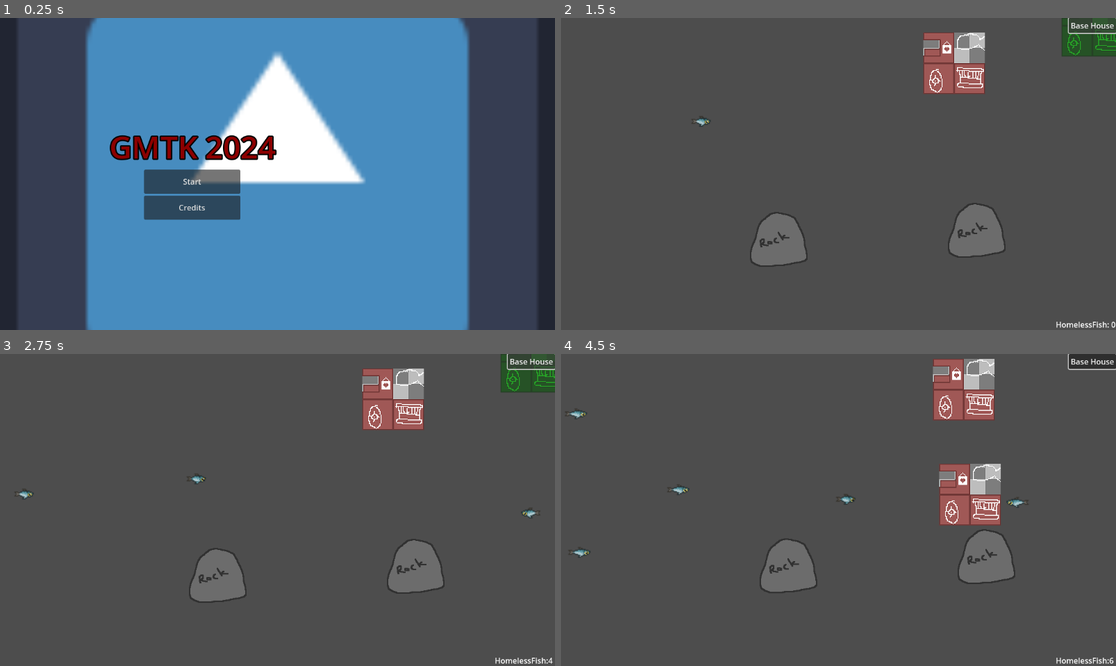
Above: before the commit, frames 1-4 (two rows, left to right).
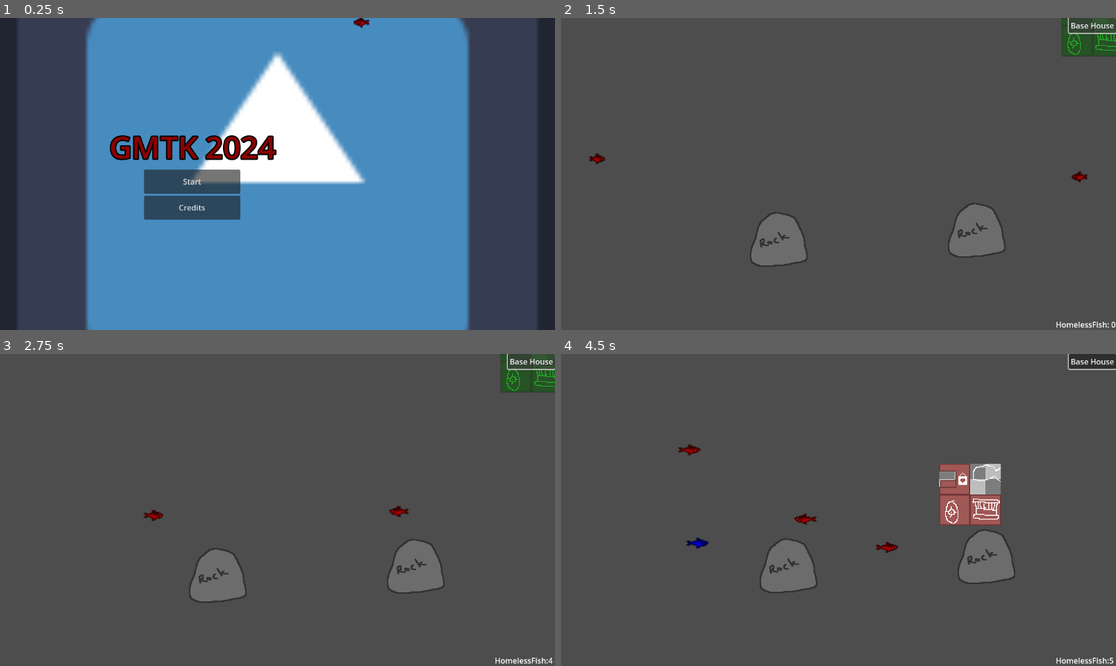
Above: after the commit, the same moments.

Repository: Glue-N-Wrench/built-for-scales
Game: Godot game, scene res://PlayableScenes/MainMenu.tscn
Two runs of this game, one before a commit and one after it. Both use one fixed random seed, a clock stepped at 60 frames per second and the inputs below. The engine's default icon, where the game draws it, is replaced by a stand-in: a white triangle on a blue panel in a dark square.
Inputs (mouse positions are in pixels of both pictures, inside the frame that each line leads up to):
- Up to frame 1 (0.25 s): no input
- Up to frame 2 (1.5 s): click "Start" at 0.5 s; click "Base House" at 1.25 s
- Up to frame 3 (2.75 s): click "Base House" at 2 s
- Up to frame 4 (4.5 s): click "Base House" at 2.75 s; move the mouse to (960, 494) at 3.52 s; tap S (camera_down) at 3.6 s; click (960, 494) at 3.67 s; move the mouse to (727, 525) at 4.27 s; tap A (camera_left) at 4.35 s; click (727, 525) at 4.42 s

The runs differ from the first frame. In frame 1, less than 0.1% of the frame differs, in the area x 63-67%, y 0-4%; in frame 2, 2.3%; in frame 3, 2.5%; in frame 4, 2.8%, in the area x 0-100%, y 1-100%.

Commit message:
made move and go into houses

Diff:
--- a/Globals/Managers/FishManager.gd
+++ b/Globals/Managers/FishManager.gd
@@ -6,16 +6,18 @@
 	0: preload("res://Objects/Fish/fish.tscn")
 }
 
-var homelessFish = {
+var homelessFish:Dictionary = {
 	0:[]
 } #array of homeless fish counts sorted by type
 
+var activeHouses:Array = [] #all the houses that get run when fish need to be changed
 
 func makeNewFishBatch(points:int):
 	#TODO: make this more intresting
 	for i in points:
 		spawnFish(0)
 	fishUpdated.emit()
+	CheckHouses()
 
 func spawnFish(type:int):
 	#create a new homeless fish of [type] off screen
@@ -27,6 +29,57 @@
 			newFish.position = Vector2(800, offset)
 		1:
 			newFish.position = Vector2(-800, offset)
-	newFish.target_location  = Vector2(0,0)
+	newFish.go_to_location(Vector2(0,0))
 	add_child(newFish)
 	homelessFish[type].append(newFish)
+
+func addHouse(house:Node2D):
+	activeHouses.append(house)
+	CheckHouses()
+
+func CheckHouses():
+	#when a house is built or destroyed, or new fish are created
+	var startingHomelessFish = homelessFish.duplicate(true)
+	var fish_left = 0 #fish left to allocate
+	for size in homelessFish:
+		fish_left += homelessFish[size].size()
+	for house:House in activeHouses:
+		#free rooms
+		for size in house.current_fish:
+			homelessFish[size].append_array(house.current_fish[size])
+			fish_left += house.current_fish[size].size()
+			house.current_fish[size] = []
+			for fish:Fish in house.current_fish[size]:
+				fish.homeless=true
+		var free_rooms = house.fish_capacity
+		# put best fish in each room
+		for i in range(house.max_fish_size,-1,-1):#count down from biggest in house to smallest
+			if homelessFish[i].size() < free_rooms:
+				#put all homeless fish of this size in this house
+				free_rooms -= homelessFish[i].size()
+				fish_left -= homelessFish[i].size()
+				for fish:Fish in homelessFish[i]:
+					fish.go_to_location(house.position)
+					fish.homeless = false
+				house.current_fish[i] = homelessFish[i]
+				homelessFish[i] = []
+				continue #next fish size
+			else:
+				#fill the house with homeless fish of this size
+				#free_rooms = 0 #step implied for symmetry, but isn't nessasry b/c of the break
+				fish_left -= free_rooms
+				var movedObjects = homelessFish[i].slice(-free_rooms)
+				for fish:Fish in movedObjects:
+					fish.go_to_location(house.position)
+					fish.homeless = false
+				#move [free_rooms] items from homelessfish to house
+				homelessFish[i] = homelessFish[i].slice(0,-free_rooms)
+				house.current_fish[i] = movedObjects
+				break #next house
+		if fish_left <= 0: #less than 0 shouldn't be possible but I dont want to get stuck
+			break # no fish left - done with houses
+	#go again if needed
+	if (startingHomelessFish != homelessFish):
+		fishUpdated.emit()
+		if fish_left > 0:
+			CheckHouses() #if there was any change AND there are fish left - recurse
--- a/Globals/Managers/Globals.gd
+++ /dev/null
@@ -1,3 +0,0 @@
-extends Node
-
-var turn = 0 #the number of turns sense the start of the game
--- a/Objects/Fish/Fish.gd
+++ b/Objects/Fish/Fish.gd
@@ -1,14 +1,37 @@
 extends AnimatedSprite2D
-
+class_name Fish
 # The fish object is a visual indicator for the change in fish
 # They are purley cosmetic
 # See fishMaster for the behavior of these fish
 
-@export var speed:int = 100
+@export var speed:int = 200 #pixels per second
+var homeless:bool = true
+var wanderClock = 0#counts down between homeless fish wandering
+var wanderTime = 5;#seconds between wander for fish movement
 var target_location:Vector2 = Vector2(0,0)# where the fish will swim to
+
+func go_to_location(position):
+	target_location = position
+	visible = true
+	set_process(true);#fish pause when they're not thinking
+
+func _ready():
+	wanderClock = randi_range(0,wanderTime)
 
 # Called every frame. 'delta' is the elapsed time since the previous frame.
 func _process(delta):
+	modulate = Color.BLUE #DEBUGGING
+	if homeless:
+		modulate = Color.RED #DEBUGGING
+		wanderClock -= delta
+		if wanderClock < 0:
+			#TODO: when map-range is determined change this \/ X to be the width of the map
+			#pollish idea: each size of fish can wander in a different Y range
+			target_location = Vector2(randi_range(-300,300), randi_range(100,200))
+			wanderClock = wanderTime
 	var difference = target_location - position
+	if difference.length() < 10 and not homeless:
+		visible = false
+		set_process(false);#pause fish when they're not thinking
 	position += difference.limit_length(speed*delta)
 	flip_h = difference.x < 0
--- a/Objects/Fish/fish.tscn
+++ b/Objects/Fish/fish.tscn
@@ -68,6 +68,7 @@
 }]
 
 [node name="Fish" type="AnimatedSprite2D"]
+z_index = 2
 scale = Vector2(2, 2)
 sprite_frames = SubResource("SpriteFrames_rv5dp")
 autoplay = "default"
--- a/Objects/Houses/BaseHouse.gd
+++ b/Objects/Houses/BaseHouse.gd
@@ -1,12 +1,15 @@
 @tool
 extends Node2D
+class_name House
 
 @export var destructable:bool = true
 @export var cost:int = 1
 @export var refund:int = 1
 @export var fish_capacity: int = 1;
-@export var max_fish_size: int = 1;
-var current_fish = [];#array of fish sizes, each number representing a fish
+@export var max_fish_size: int = 0;
+var current_fish = {
+	0:[]
+};
 @export var shape:Shape2D
 
 func _ready():
--- a/Objects/Houses/Junk/rock.tscn
+++ b/Objects/Houses/Junk/rock.tscn
@@ -8,7 +8,6 @@
 destructable = false
 cost = 0
 fish_capacity = 0
-max_fish_size = 0
 shape = ExtResource("3_urss4")
 
 [node name="Sprite2D" parent="." index="0"]
--- a/PlayableScenes/MainLevel.tscn
+++ b/PlayableScenes/MainLevel.tscn
@@ -1,17 +1,12 @@
-[gd_scene load_steps=7 format=3 uid="uid://6ae31m7rrcxr"]
+[gd_scene load_steps=5 format=3 uid="uid://6ae31m7rrcxr"]
 
-[ext_resource type="PackedScene" uid="uid://bmjd8jry0bqi5" path="res://Objects/Houses/base_house.tscn" id="1_khujv"]
 [ext_resource type="Script" path="res://MainCamera.gd" id="2_i6qqw"]
 [ext_resource type="PackedScene" uid="uid://ccv23synovtw6" path="res://Objects/Houses/Junk/rock.tscn" id="3_1jkw4"]
 [ext_resource type="Script" path="res://UI/BuldingMenu/PlacementController.gd" id="3_c281c"]
 [ext_resource type="PackedScene" uid="uid://bqhhvgdm83qaa" path="res://UI/left_ui.tscn" id="3_ev5cs"]
-[ext_resource type="PackedScene" uid="uid://bkij0finue12o" path="res://Objects/Fish/fish.tscn" id="4_tnhlq"]
 
 [node name="MainLevel" type="Node2D"]
 texture_filter = 1
-
-[node name="BaseHouse" parent="." instance=ExtResource("1_khujv")]
-position = Vector2(240, -230)
 
 [node name="Camera2D" type="Camera2D" parent="."]
 script = ExtResource("2_i6qqw")
@@ -20,14 +15,12 @@
 
 [node name="BaseHouse2" parent="." instance=ExtResource("3_1jkw4")]
 position = Vector2(-123, 139)
+max_fish_size = 1
 
 [node name="BaseHouse3" parent="." instance=ExtResource("3_1jkw4")]
 position = Vector2(288, 120)
-
-[node name="FishMaster" type="Node" parent="."]
-
-[node name="Fish" parent="FishMaster" instance=ExtResource("4_tnhlq")]
-position = Vector2(-372, -142)
+max_fish_size = 1
 
 [node name="PlacementController" type="Node2D" parent="."]
+z_index = 1
 script = ExtResource("3_c281c")
--- a/UI/BuldingMenu/PlacementController.gd
+++ b/UI/BuldingMenu/PlacementController.gd
@@ -24,6 +24,7 @@
 				selectedObject.set_process(true)
 				selectedObject.position = get_viewport().get_camera_2d().get_global_mouse_position()
 				selectedObject.modulate = Color.WHITE
+				FishManager.addHouse(selectedObject)
 				selectedObject = null
 
 # Called every frame. 'delta' is the elapsed time since the previous frame.
